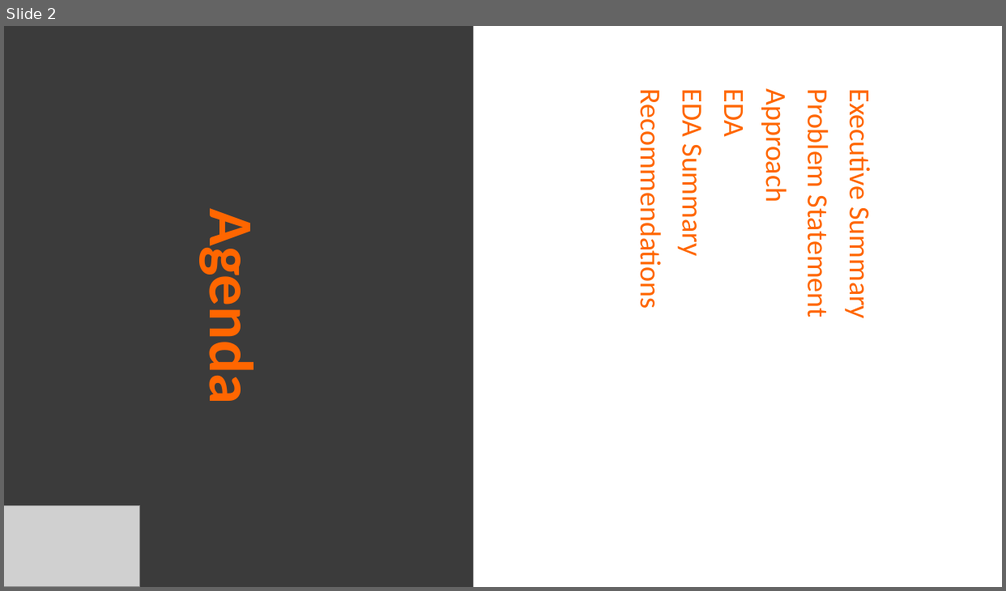
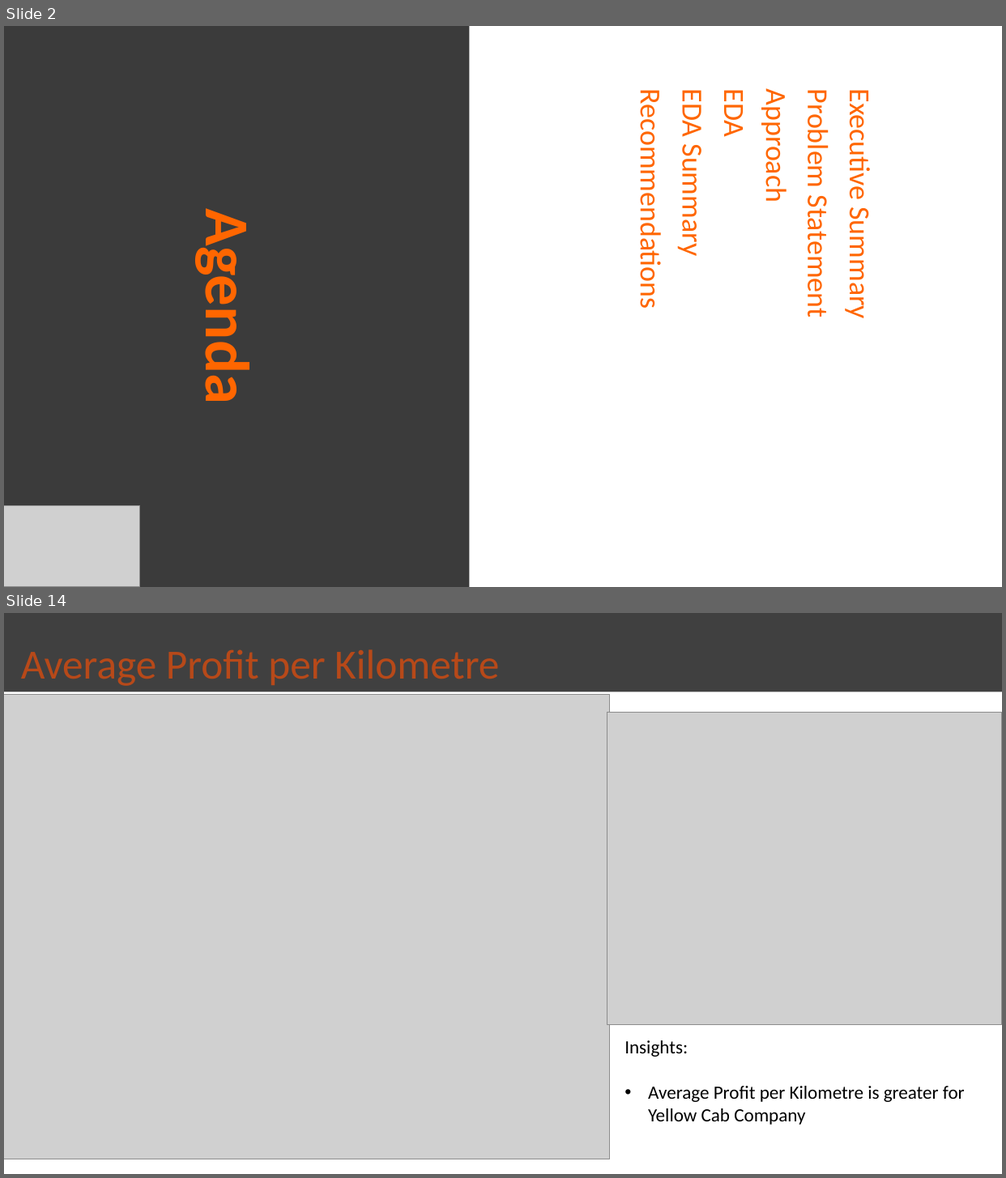
Before and after one commit to NazriJasmal/G2M-Insight-for-Cab-Investment-Firm, a slide deck: G2M Case Study.pptx. Shown one above the other, each under a label of ours: slide 2 before the commit, slides 2 and 14 after it; the slides between them are not shown. The pictures are 1006x591 and 1006x1178 pixels, drawn with LibreOffice and Linux fonts; fonts in the diff are those of the drawing; grey boxes stand for pictures. Boxes give left, top, right and bottom in pixels: in the first picture for what was removed or moved away, otherwise in the second. Text is boxed around its words. In the diff, an @@ line names an element or a change of style, - is before the commit and + after.

```diff
--- a/G2M Case Study.pptx
+++ b/G2M Case Study.pptx
@@ slide 14 added at (4,613,1002,1174), background #FFFFFF @@
@@ title added at (4,613,1002,692), fill #404040, 40 pt, text #B74919 @@
+Average Profit per Kilometre
@@ picture added at (4,695,610,1161) @@
@@ picture added at (607,712,1001,1024) @@
@@ text added at (624,1041,965,1125), 18 pt, text #000000 @@
+Insights:
+• Average Profit per Kilometre is greater for Yellow Cab Company
@@ slide 2 changed as well @@
@@ title "Agenda": place and size @@
-title "Agenda" at (4,26,473,587)
+title "Agenda" at (4,26,469,587)
```
Also in this commit, not shown: 1 other slide changed, 13 other slides added, 3 slides removed.
